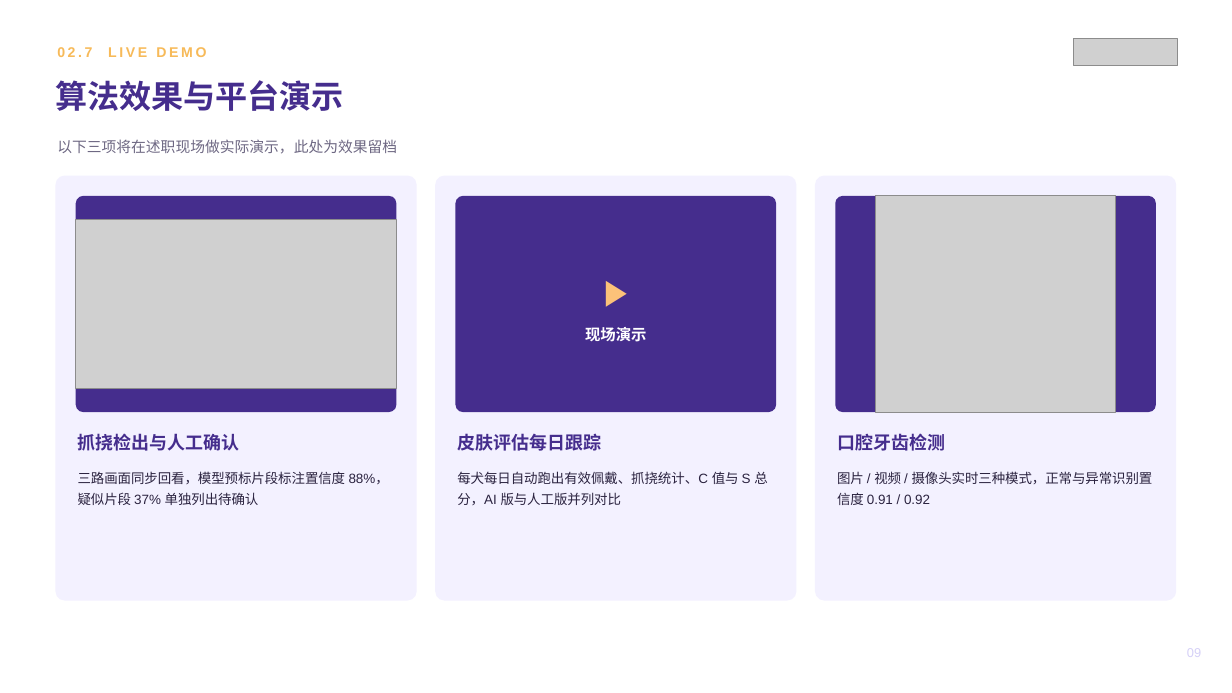
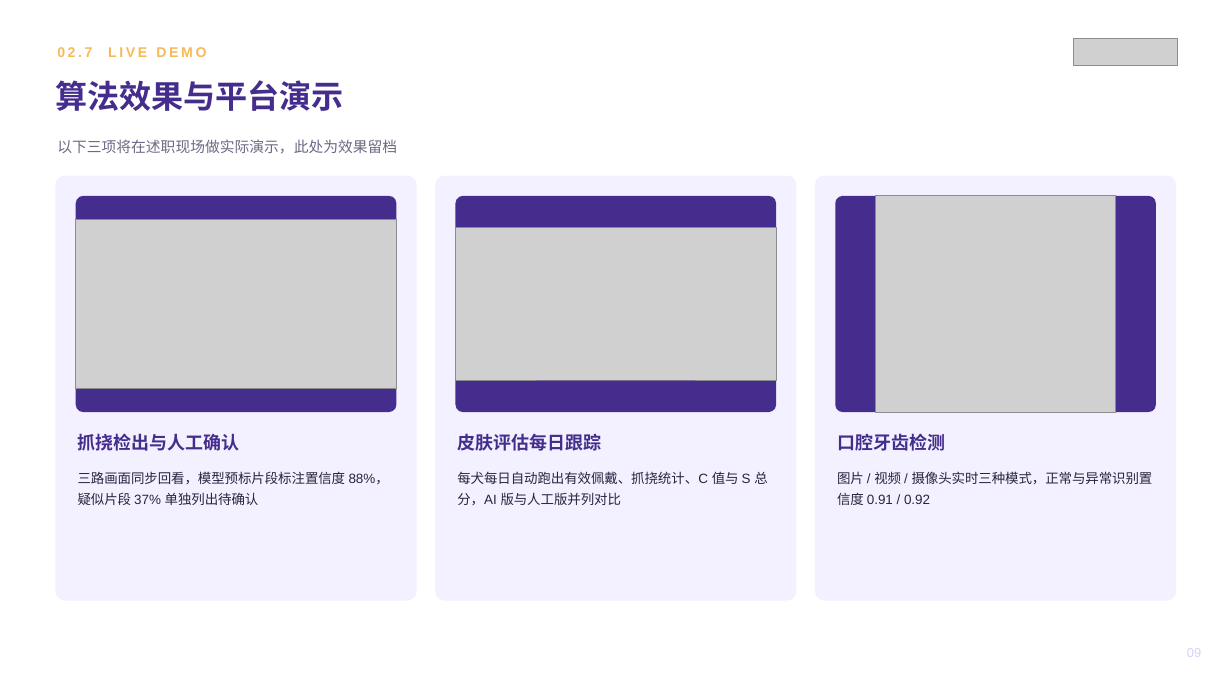
Before and after one commit to zhuyetuo/workplace_soft_skills, a slide deck: slide 9 of 转正述职/转正述职报告-朱业拓.pptx. Drawn at 1232x693 pixels with LibreOffice and Linux fonts; fonts in the diff are those of the drawing; grey boxes stand for pictures. Boxes give left, top, right and bottom in pixels: in the first picture for what was removed or moved away, otherwise in the second. Text is boxed around its words. In the diff, an @@ line names an element or a change of style, - is before the commit and + after.

```diff
--- a/转正述职/转正述职报告-朱业拓.pptx
+++ b/转正述职/转正述职报告-朱业拓.pptx
@@ picture added at (456, 228, 776, 381) @@
@@ text removed at (456, 262, 776, 318) @@
-▶
@@ text removed at (585, 327, 647, 342) @@
-现场演示
```
Also in this commit, not shown: 1 other file.
